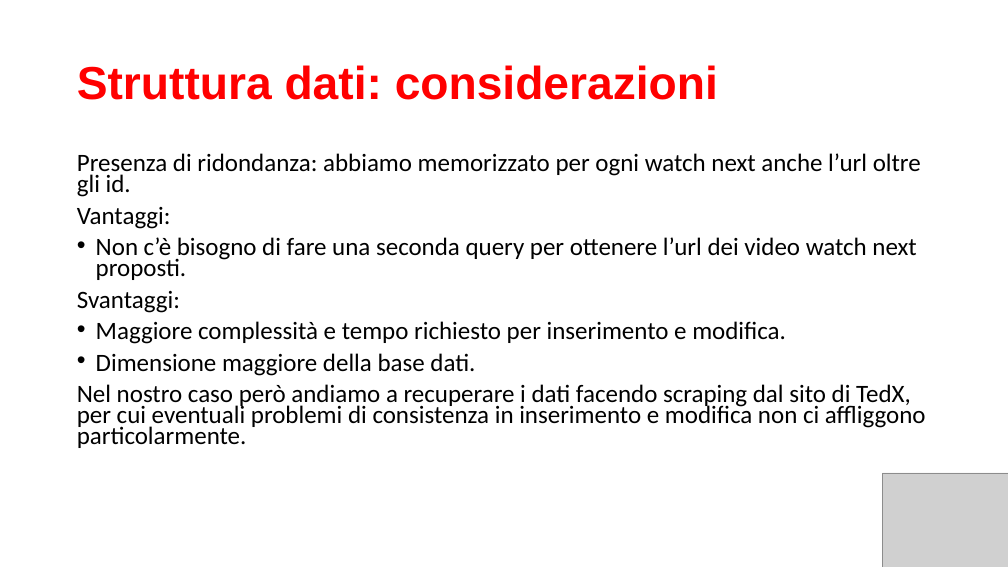
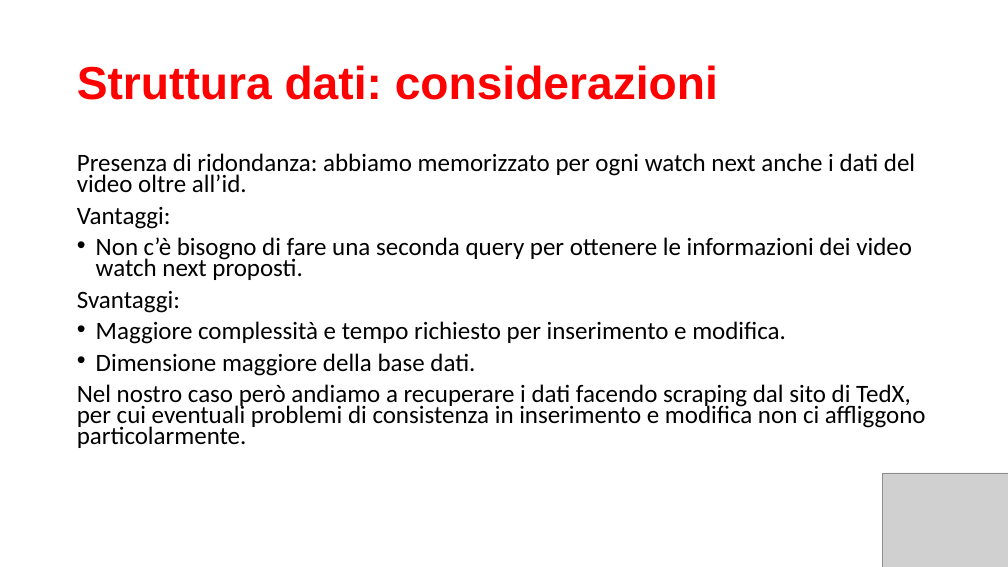
Before and after one commit to maggiorante/Mobile-Cloud-Technlogies-2021, a slide deck: slide 6 of Homework-2/TriviaTED_glue.pptx. Drawn at 1008x567 pixels with LibreOffice and Linux fonts; fonts in the diff are those of the drawing; grey boxes stand for pictures. Boxes give left, top, right and bottom in pixels: in the first picture for what was removed or moved away, otherwise in the second. Text is boxed around its words. In the diff, an @@ line names an element or a change of style, - is before the commit and + after.

Commit message:
Aggiornata seconda presentazione

```diff
--- a/Homework-2/TriviaTED_glue.pptx
+++ b/Homework-2/TriviaTED_glue.pptx
@@ text at [77, 153, 915, 192]: text changed @@
-Presenza di ridondanza: abbiamo memorizzato per ogni watch next anche l’url oltre gli id.
+Presenza di ridondanza: abbiamo memorizzato per ogni watch next anche i dati del video oltre all’id.
@@ text at [96, 237, 912, 280]: text changed @@
-• Non c’è bisogno di fare una seconda query per ottenere l’url dei video watch next proposti.
+• Non c’è bisogno di fare una seconda query per ottenere le informazioni dei video watch next proposti.
```
Also in this commit, not shown: 4 other slides changed.
